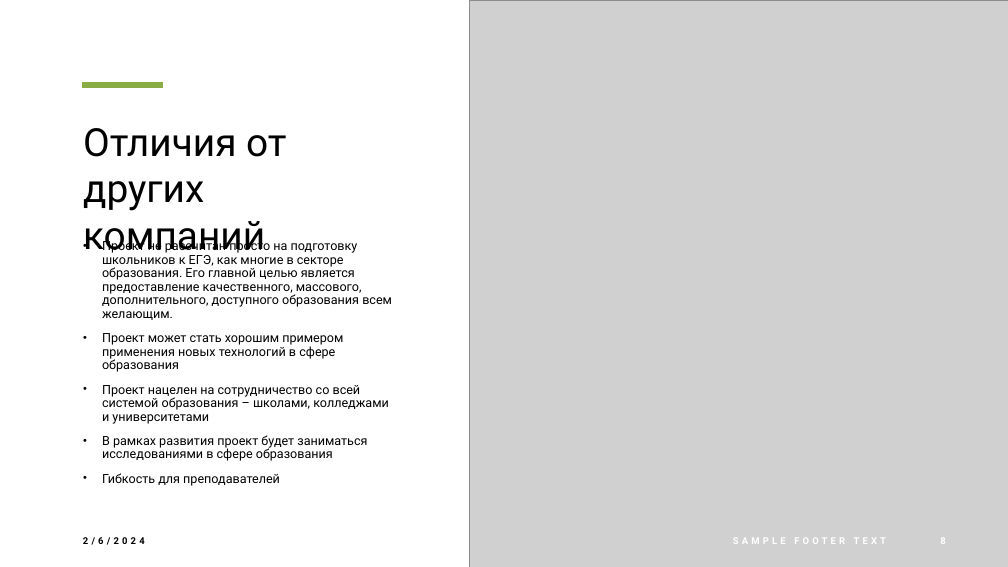
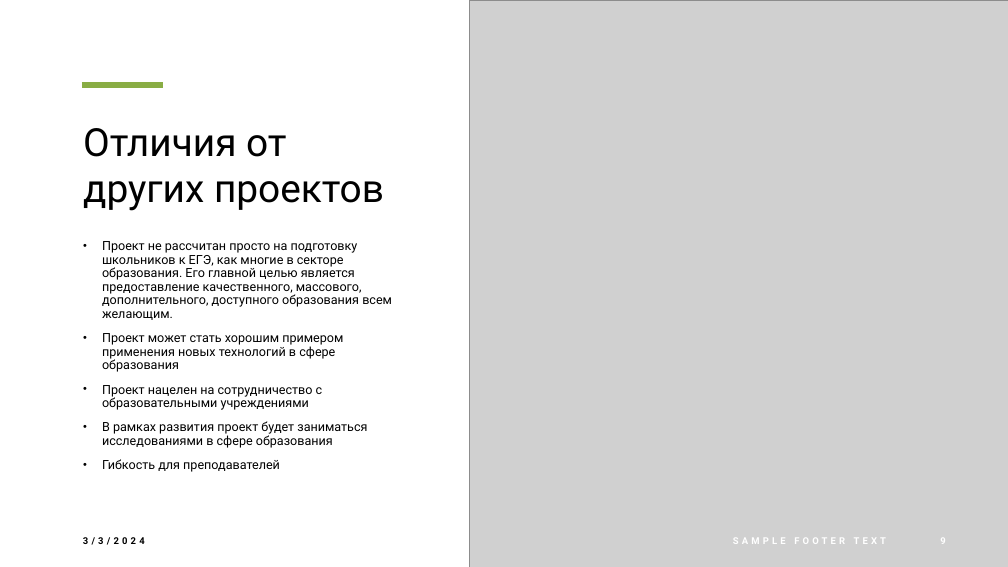
Before and after one commit to MaximTokarev2099/accessible-education, a slide deck: slide 9 of Проект «Доступное образование».pptx (slide 8 before the commit). Drawn at 1008x567 pixels with LibreOffice and Linux fonts; fonts in the diff are those of the drawing; grey boxes stand for pictures. Boxes give left, top, right and bottom in pixels: in the first picture for what was removed or moved away, otherwise in the second. Text is boxed around its words. In the diff, an @@ line names an element or a change of style, - is before the commit and + after.

```diff
--- a/Проект «Доступное образование».pptx
+++ b/Проект «Доступное образование».pptx
@@ title at (83, 128, 384, 211): text changed @@
-Отличия от других компаний
+Отличия от других проектов
@@ text at (102, 385, 323, 410): text changed @@
-• Проект нацелен на сотрудничество со всей системой образования – школами, колледжами и университетами
+• Проект нацелен на сотрудничество с образовательными учреждениями
```
Also in this commit, not shown: 7 other slides changed, 2 slides added, 3 other files.
